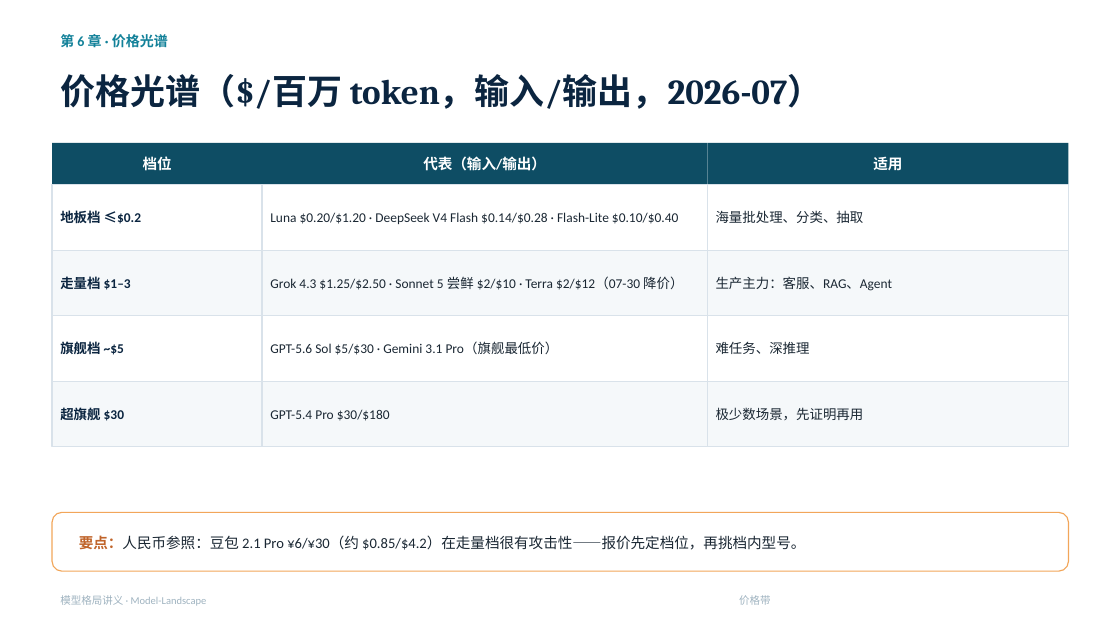
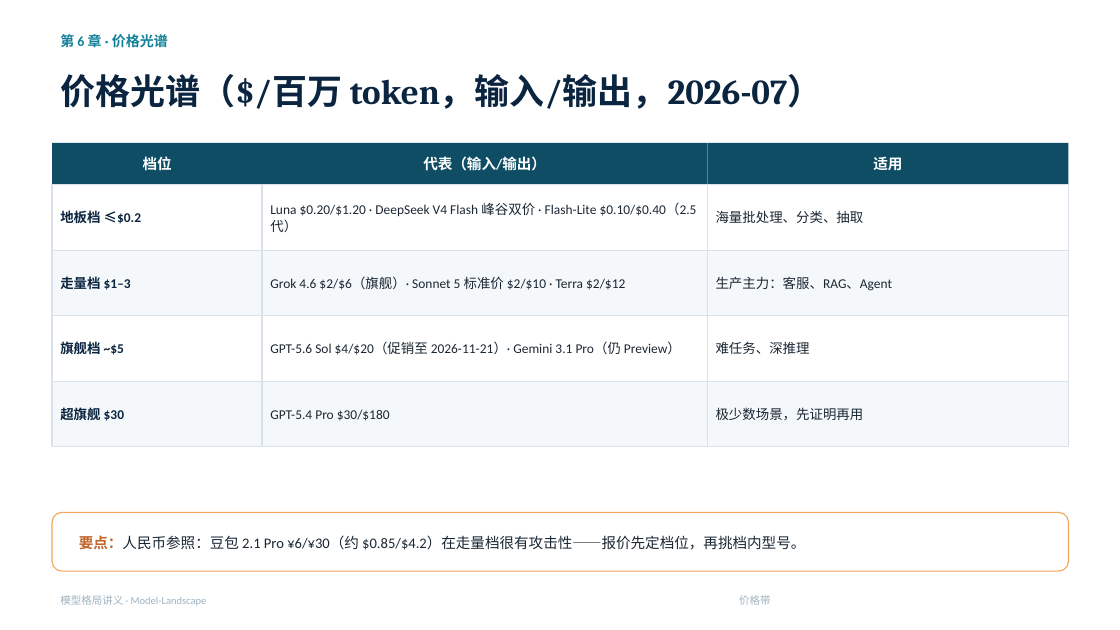
Before and after one commit to jasonlijiaxiang/ai-knowledge-base, a slide deck: slide 51 of PPT-version/Model-Landscape/Model-Landscape-讲义.pptx. Drawn at 1120x630 pixels with LibreOffice and Linux fonts; fonts in the diff are those of the drawing. Boxes give left, top, right and bottom in pixels: in the first picture for what was removed or moved away, otherwise in the second. Text is boxed around its words. In the diff, an @@ line names an element or a change of style, - is before the commit and + after.

```diff
--- a/PPT-version/Model-Landscape/Model-Landscape-讲义.pptx
+++ b/PPT-version/Model-Landscape/Model-Landscape-讲义.pptx
@@ text in rectangle at box(270, 203, 697, 232): text changed @@
-Luna $0.20/$1.20 · DeepSeek V4 Flash $0.14/$0.28 · Flash-Lite $0.10/$0.40
+Luna $0.20/$1.20 · DeepSeek V4 Flash 峰谷双价 · Flash-Lite $0.10/$0.40（2.5 代）
@@ text in rectangle at box(270, 276, 625, 290): text changed @@
-Grok 4.3 $1.25/$2.50 · Sonnet 5 尝鲜 $2/$10 · Terra $2/$12（07-30 降价）
+Grok 4.6 $2/$6（旗舰）· Sonnet 5 标准价 $2/$10 · Terra $2/$12
@@ text in rectangle at box(270, 342, 681, 355): text changed @@
-GPT-5.6 Sol $5/$30 · Gemini 3.1 Pro（旗舰最低价）
+GPT-5.6 Sol $4/$20（促销至 2026-11-21）· Gemini 3.1 Pro（仍 Preview）
```
Also in this commit, not shown: 23 other slides changed, 55 other files.
